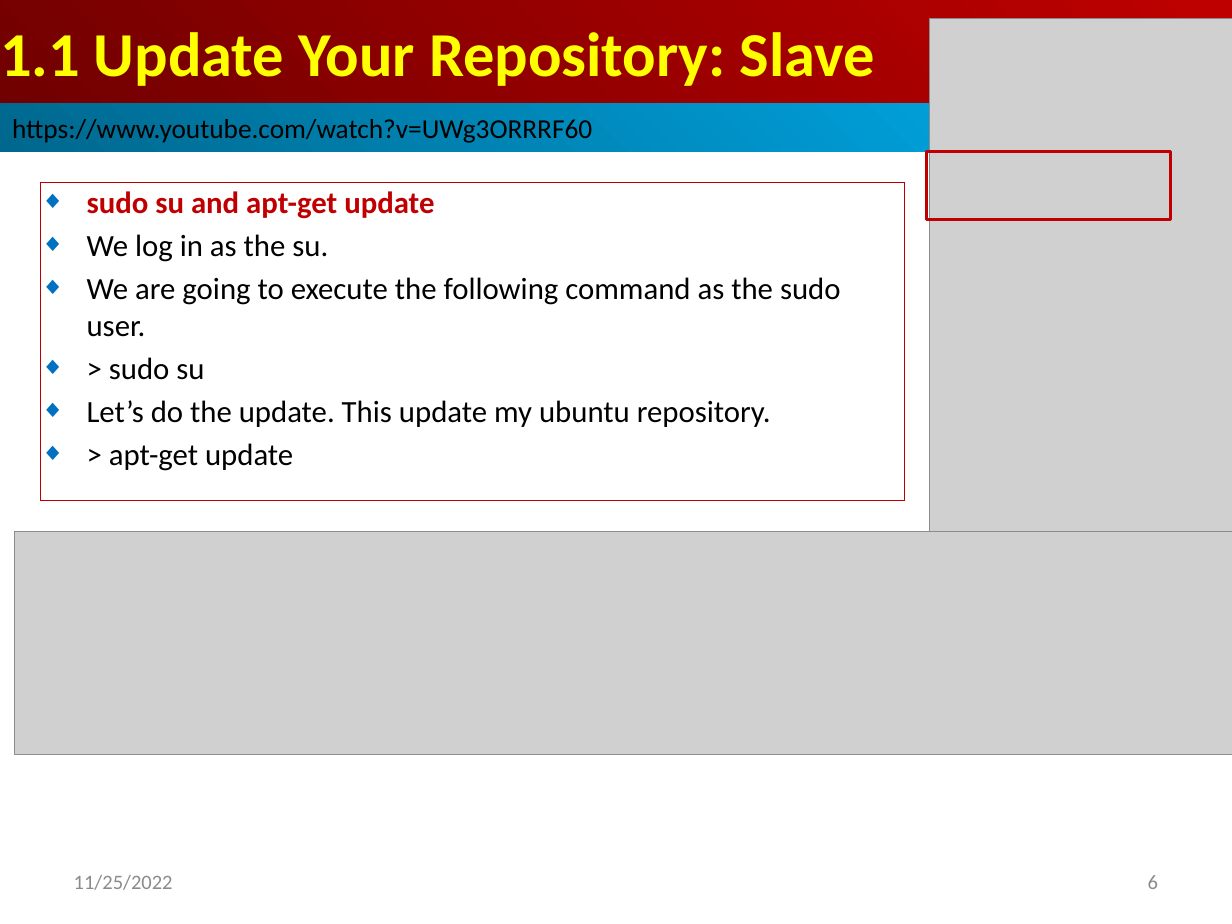
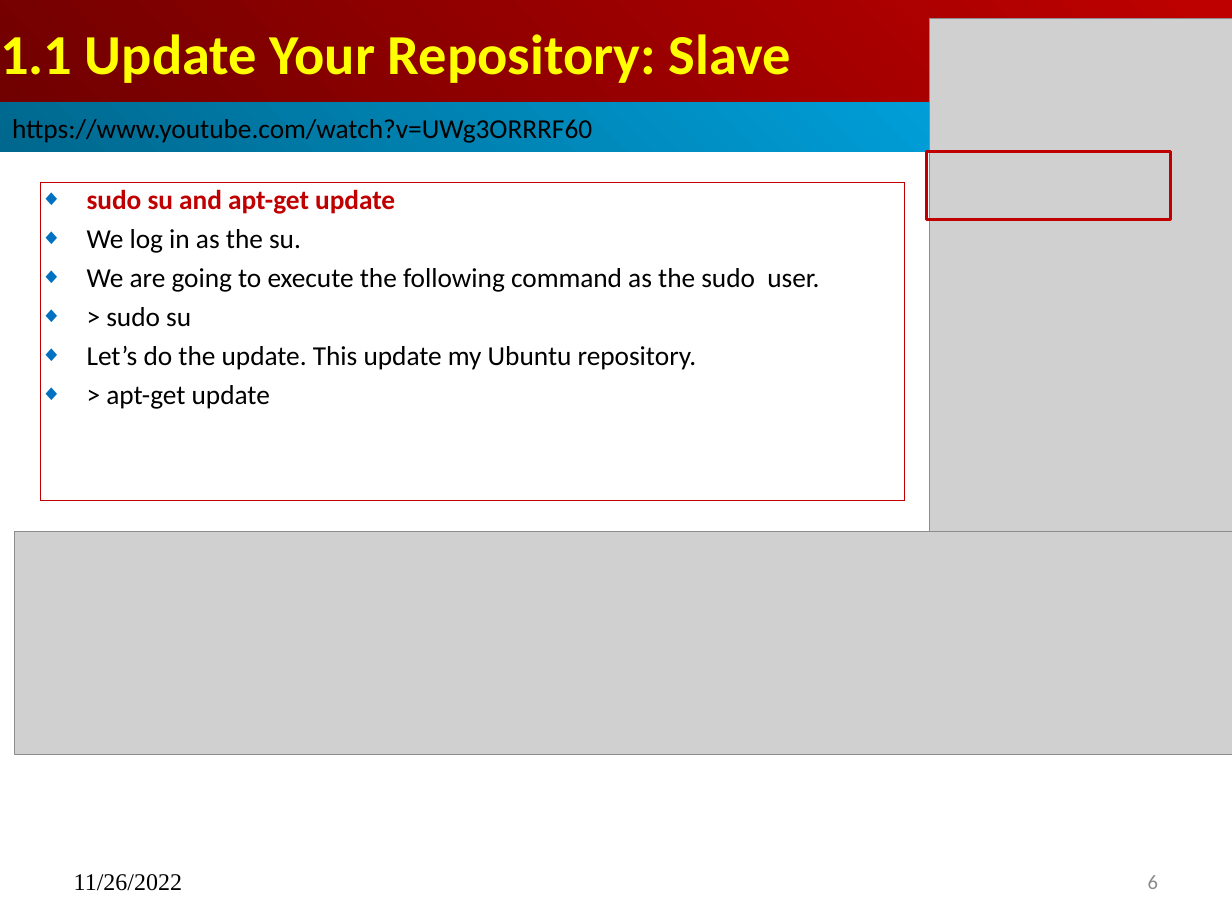
Before and after one commit to peterhchen/900_Kubernetes, a slide deck: slide 6 of 001_01_Install_MS_P02_Slave.pptx. Drawn at 1232x924 pixels with LibreOffice and Linux fonts; fonts in the diff are those of the drawing; grey boxes stand for pictures. Boxes give left, top, right and bottom in pixels: in the first picture for what was removed or moved away, otherwise in the second. Text is boxed around its words. In the diff, an @@ line names an element or a change of style, - is before the commit and + after.

Commit message:
add slave document

```diff
--- a/001_01_Install_MS_P02_Slave.pptx
+++ b/001_01_Install_MS_P02_Slave.pptx
@@ title "1.1 Update Your Repository: Slave" at <box>0,0,1232,103</box>: size 36.5 to 33 pt @@
@@ subtitle at <box>87,189,819,409</box>: size 18 to 16 pt in "sudo su and apt-get update", "We log in as the su.", "We are going to execute the following ...", "> sudo su" and 1 more places @@
@@ subtitle at <box>87,346,697,370</box>: text changed; size 18 to 16 pt @@
-◆ Let’s do the update. This update my ubuntu repository.
+◆ Let’s do the update. This update my Ubuntu repository.
@@ text at <box>74,874,182,891</box>: text changed; size 12 to 14 pt; font Calibri to Times New Roman; text colour #8B8B8B to #000000 @@
-11/25/2022
+11/26/2022
```
Also in this commit, not shown: 27 other slides changed, 3 slides removed, 1 other file.
